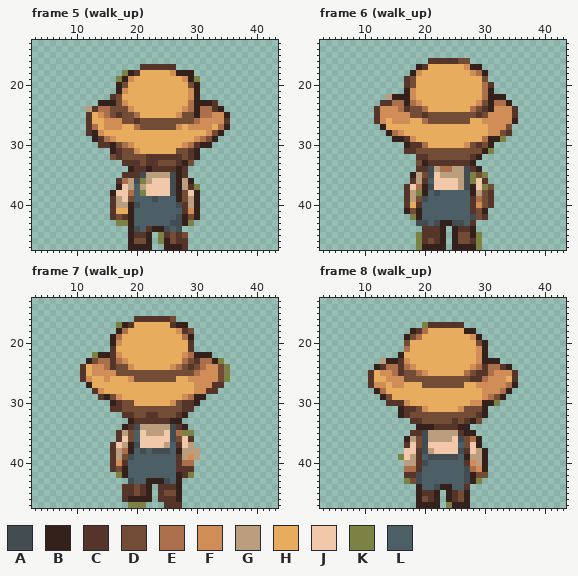
Pixel-art file -- assets/templates/npc/npc_gk4.aseprite. The first picture shows the starting point.
48x48 pixels, 27 frames. Colours within 5 levels of each other are drawn and written as one. Shown: frame 5 (walk_up): x 3..43, y 13..47; frame 6 (walk_up): x 3..43, y 13..47; frame 7 (walk_up): x 3..43, y 13..47; frame 8 (walk_up): x 3..43, y 13..47. The commit also changed other frames, which this record leaves out.
Palette (. is transparent): A #434c50  B #34211b  C #553429  D #724c35  E #ab6f4b  F #d18d57  G #ba9e7d  H #e8ac5e  J #f1c9aa  K #7b8244  L #4c5e66
After the commit:
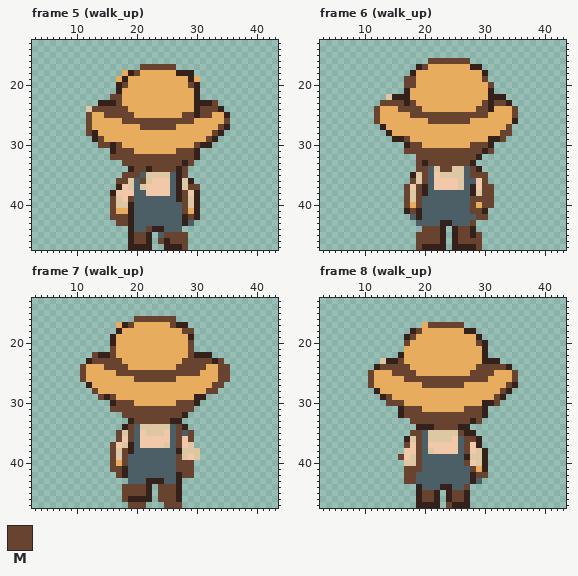
Colours new in this view: M #684430
Edits made:
colour G: #ba9e7d -> #dec8a4
Frame 5 (walk_up):
y 17: x 21..26 CCCCCC -> MMMMMM
y 18: x 18 K -> H; x 20 C -> M; x 26 F -> H
y 19: x 17 K -> H; x 19 F -> H; x 28 F -> H; x 30 K -> H
y 20: x 18 D -> M; x 29 D -> M
y 21: x 18 F -> H; x 29 F -> H
y 22: x 16..17 CD -> MM; x 29 F -> H
y 23: x 17..18 DF -> MH; x 29 E -> H; x 33 C -> M
y 24: x 13..19 CEEDDDF -> MMMMMMH; x 28..29 FE -> HH; x 31..33 EEC -> MMM
y 25: x 12 C -> M; x 14..20 FEDCDDE -> HMMMMMH; x 27..29 FDD -> HMM; x 31..34 EEFF -> MMHH
y 26: x 12 C -> M; x 15..35 FFFDDCDDDDDDDDDEFFFFC -> HHHMMMMMMMMMMMMHHHHHM
y 27: x 12..13 CE -> MH; x 15..17 FFF -> HHH; x 20..27 EDDDDDDF -> HMMMMMMH; x 29..32 FFFF -> HHHH; x 34 E -> M
y 28: x 12 C -> M; x 14 F -> H; x 32..33 FD -> HM
y 29: x 14..16 CEF -> MHH; x 30..32 FED -> HHM
y 30: x 14..15 CC -> MM; x 17..19 DEF -> MHH; x 28..30 FEC -> HHM
y 31: x 17..20 CDDF -> MMMH; x 27..29 DDC -> MMM
y 32: x 16..29 DCDDDDCCCCCCDC -> MMMMMMMMMMMMMM
y 33: x 18..27 CCCDCCDDDC -> MMMMMMMMMM; x 29 D -> M
y 34: x 20..21 CC -> MM; x 23..26 CCCC -> MMMM; x 28 C -> M
y 35: x 18..21 CCCA -> MMML; x 26 A -> L; x 28 C -> M
y 36: x 17..18 CE -> MM; x 20..21 AK -> LM; x 26 A -> L
y 37: x 26 A -> L; x 29..30 CK -> MM
y 38: x 19 E -> J; x 21 K -> L; x 26 A -> L; x 28 D -> M
y 39: x 16 C -> M; x 19 D -> M; x 23 A -> L; x 28 D -> M
y 40: x 16 C -> M; x 20 A -> L; x 27..28 AC -> LM
y 41: x 16 C -> M; x 28..29 CF -> MH
y 42: x 16..18 CDC -> MMM; x 27 A -> L; x 29 D -> M
y 43: x 17..18 KK -> MM; x 26..27 AA -> LL; x 29 K -> L
y 44: x 20 A -> L; x 22 C -> M; x 25 A -> L; x 27 A -> L
y 45: x 20..21 CC -> MM; x 24..28 KCDCD -> LMMMM
y 46: x 20..21 DD -> MM; x 24 K -> M; x 26..28 DCC -> MMM
y 47: x 28 C -> M
Frame 6 (walk_up):
y 16: x 21..27 CCCCCDD -> MMMMMMM
y 17: x 20 C -> M; x 27 F -> H
y 18: x 19 F -> H; x 28..29 FE -> HH
y 19: x 17..18 CD -> MM; x 30 D -> M
y 20: x 17..18 CD -> MM; x 30..31 EC -> HM
y 21..22: x 18 F -> H; x 30 E -> H
y 23: x 13..16 CCEE -> MMMM; x 18..19 EF -> MH; x 29..30 FD -> HM; x 32..33 EE -> MM
y 24: x 12..20 CFFFECDDE -> MHHHMMMMH; x 28..30 EDC -> HMM; x 32..35 FFFC -> HHHM
y 25: x 12..35 CFFFFFDDCDDDDDDDDCDFFFFC -> MHHHHHMMMMMMMMMMMMMHHHHM
y 26: x 12..13 CF -> MH; x 15..17 FFF -> HHH; x 20..27 EDDDDDDD -> HMMMMMMM; x 30..34 FFFFF -> HHHHH
y 27: x 31..34 FFFD -> HHHM
y 28: x 15..16 EF -> HH; x 31..34 FFDC -> HHMM
y 29: x 17..18 CF -> MH; x 30 E -> H; x 33 K -> M
y 30: x 18..20 CCE -> MMH; x 27..30 FDCD -> HMMM
y 31: x 17..29 CCDDDDDDDDDDD -> MMMMMMMMMMMMM; x 31 K -> M
y 32: x 19..28 CCDDDDDDDC -> MMMMMMMMMM
y 33: x 19 D -> M; x 21..27 CCCCCCC -> MMMMMMM
y 34: x 19..21 CCA -> MML; x 23..24 EE -> MM; x 27..28 AC -> LM
y 35: x 20..21 DA -> ML; x 27..30 AKDK -> LMMM
y 36: x 18 C -> M; x 20 C -> M; x 27..28 AK -> LL; x 30 C -> M
y 37: x 17 C -> M; x 19 E -> M; x 21 A -> L; x 27 A -> L; x 30..31 KD -> MM
y 38: x 17 C -> M; x 19 K -> M; x 22 A -> L; x 30..31 DC -> MM
y 39: x 17 C -> M; x 19..20 DA -> ML; x 28..31 CEDC -> MMMM
y 40: x 17 C -> M; x 19 C -> M; x 28..31 CFDC -> MHMM
y 41: x 18 D -> M; x 28..29 CD -> MM
y 42: x 18 K -> L; x 28..30 ADC -> LMM
y 43: x 19..20 AA -> LL; x 22 A -> L; x 25..26 AA -> LL; x 28 C -> M
y 44: x 20..22 CCC -> MMM; x 26..27 CC -> MM
y 45: x 19..22 KCCC -> MMMM; x 26..27 DD -> MM; x 29 K -> M
y 46: x 19..22 KCDC -> MMMM; x 26..29 DDCK -> MMMM
y 47: x 19 K -> M; x 29 K -> M
Frame 7 (walk_up):
y 16: x 20..26 CCCCCCD -> MMMMMMM
y 17: x 17 K -> H; x 19 C -> M; x 26 C -> M
y 18: x 18 E -> H; x 27..29 FCD -> HMM
y 19: x 17 E -> H; x 28 E -> H
y 20: x 17 F -> H; x 29 C -> M
y 21: x 16 C -> M; x 29 C -> M
y 22: x 13 K -> M; x 16..17 CF -> MH; x 28..29 FE -> HM
y 23: x 13..18 DEECEF -> MMMMMH; x 28..32 EDCEE -> MMMMM; x 34 K -> M
y 24: x 11 C -> M; x 13..19 FFECDDF -> HHMMMMH; x 26..35 FEDCDEFFDK -> HMMMMMHHMM
y 25: x 11 C -> M; x 13..35 FFFFDDDDDDDDDDDDDEFFFDK -> HHHHMMMMMMMMMMMMMMHHHMM
y 26: x 11..12 CF -> MH; x 15 F -> H; x 19..26 FDDDDDDD -> HMMMMMMM; x 29..35 FFFFFDK -> HHHHHMM
y 27: x 30..34 FFFCC -> HHHMM
y 28: x 13..14 CF -> MH; x 30..33 FFCC -> HHMM
y 29: x 14 C -> M; x 16..17 DF -> MH; x 28..29 FE -> HH
y 30: x 17..19 CDD -> MMM; x 26..29 FDCC -> HMMM
y 31: x 16..29 CCDDDDDDDDDDCC -> MMMMMMMMMMMMMM
y 32: x 18..27 CCDDCCDDDC -> MMMMMMMMMM
y 33: x 20..25 CCCCCC -> MMMMMM
y 34: x 19..20 CA -> ML; x 26..27 AC -> LM
y 35: x 17 C -> M; x 19 D -> M; x 26..29 AEKK -> LMLM
y 36: x 17 C -> M; x 19 D -> M; x 26..27 AD -> LM; x 29 C -> M
y 37: x 16 C -> M; x 20 A -> L; x 27 C -> M
y 38: x 16 C -> M; x 18 E -> M; x 21 A -> L; x 23..25 AAA -> LLL
y 39: x 16 C -> M; x 18..19 DA -> ML; x 27 C -> M; x 29 F -> J
y 40: x 16..18 CFC -> MHM; x 27..29 CEE -> MMM
y 41: x 16..17 CD -> MM; x 27..29 CCC -> MMM
y 42: x 17 K -> M; x 28..29 CK -> MM
y 43: x 19 A -> L; x 25 A -> L
y 44: x 18..21 CCDC -> MMMM; x 24..26 CCC -> MMM
y 45: x 18..21 CCDC -> MMMM; x 24..26 CDD -> MMM
y 46: x 18 C -> M; x 24..26 CCC -> MMM
y 47: x 19..21 KKK -> MMM; x 25..27 CCC -> MMM
Frame 8 (walk_up):
y 17: x 20..26 KCCCCCC -> HMMMMMM
y 18: x 19..20 CE -> MH
y 19: x 18..19 DE -> MH; x 28 F -> H
y 20: x 17 D -> M; x 29 D -> M
y 21: x 17 E -> H; x 29 F -> H
y 22: x 29 F -> H
y 23: x 16..17 CF -> MH; x 29 F -> H
y 24: x 13..18 CEECEF -> MMMMMH; x 28..33 FECEEC -> HMMMMM
y 25: x 11 C -> M; x 13..20 FFECDDEF -> HHMMMMHH; x 27..35 EDCCEFFFC -> HMMMMHHHM
y 26: x 11 C -> M; x 14..33 FFFDDDDDDDDDDDCCEFFF -> HHHMMMMMMMMMMMMMMHHH; x 35 C -> M
y 27: x 11..13 CFF -> MHH; x 15..16 FF -> HH; x 20..26 DDDDDDD -> MMMMMMM; x 29..34 FFFFFE -> HHHHHM
y 28: x 13 E -> H; x 30..33 FFFE -> HHHM
y 29: x 14 D -> M; x 30..32 FED -> HHM
y 30: x 14..17 CCCF -> MMMH; x 28..29 FF -> HH; x 32 K -> M
y 31: x 17..20 CCDF -> MMMH; x 26..29 FDDD -> HMMM
y 32: x 17..29 CDDDDDDDDDDDC -> MMMMMMMMMMMMM
y 33: x 18..27 CCDDDDDCDC -> MMMMMMMMMM; x 29 D -> M
y 34: x 22..25 CCCC -> MMMM
y 35: x 18..20 CCA -> MML; x 26 C -> M
y 36: x 19..20 DA -> ML; x 26..28 ADE -> LMM
y 37: x 17 C -> M; x 19..20 DA -> ML; x 27 D -> M
y 38: x 19..20 CA -> ML; x 26..27 AC -> LM
y 39: x 16 K -> M; x 19 C -> M; x 21..25 AAAAA -> LLLLL
y 40: x 19..20 CA -> ML; x 27..28 CF -> MJ
y 41: x 17..19 EEC -> MMM; x 27..29 AEF -> LMH
y 42: x 17..19 CCA -> MML; x 27 A -> L; x 29..30 DD -> MM
y 43: x 17..19 KDA -> MML; x 27 A -> L; x 29 K -> L
y 44: x 22 A -> L; x 27 C -> M
y 45: x 20..21 CC -> MM; x 25..26 CD -> MM
y 46: x 20..21 DC -> MM; x 25..26 CD -> MM
y 47: x 24 K -> M
